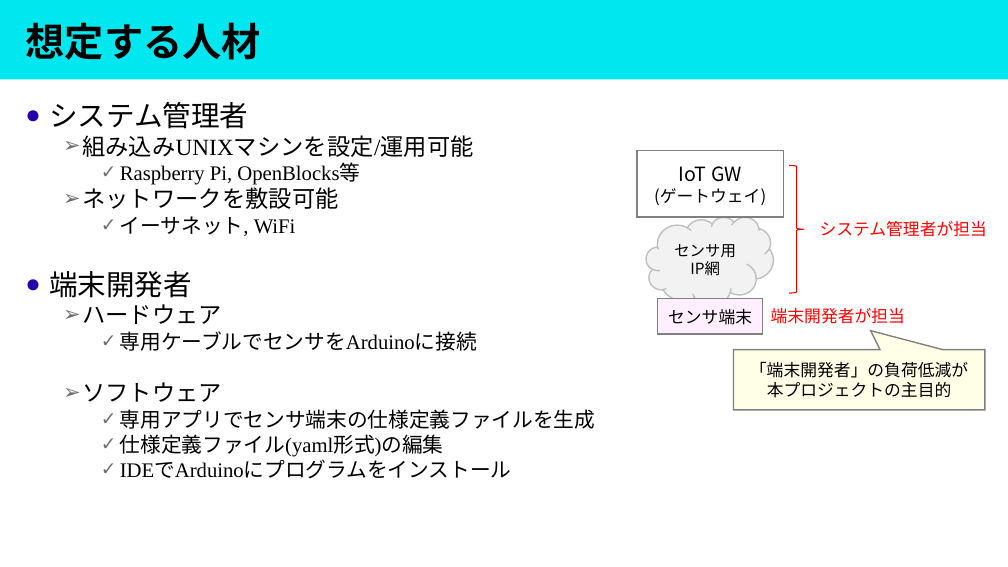
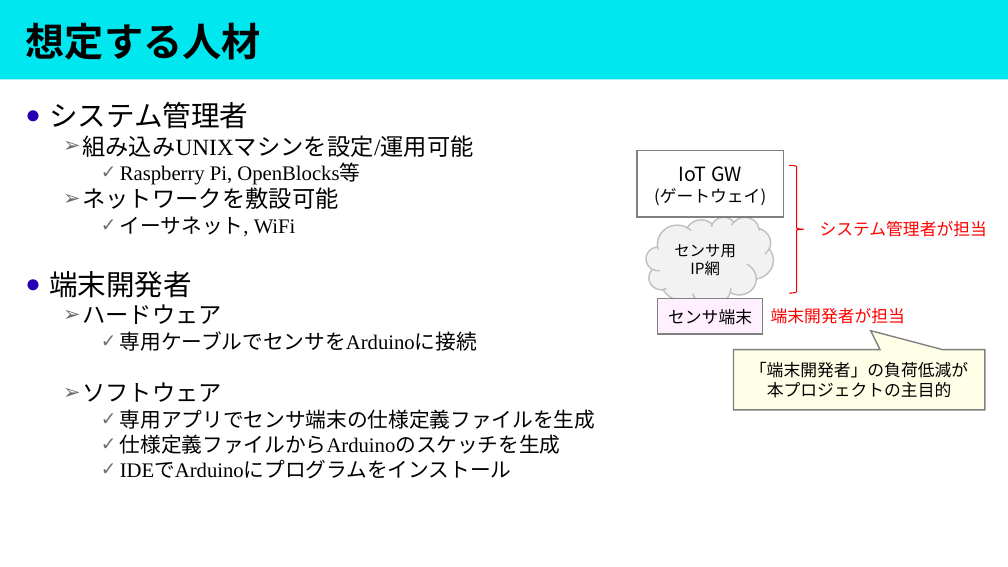
Before and after one commit to masaaki-noro/Gen_arduino_mqtt, a slide deck: slide 10 of Doc/Presentation/プロジェクト概要.pptx (slide 8 before the commit). Drawn at 1008x567 pixels with LibreOffice and Linux fonts; fonts in the diff are those of the drawing. Boxes give left, top, right and bottom in pixels: in the first picture for what was removed or moved away, otherwise in the second. Text is boxed around its words. In the diff, an @@ line names an element or a change of style, - is before the commit and + after.

```diff
--- a/Doc/Presentation/プロジェクト概要.pptx
+++ b/Doc/Presentation/プロジェクト概要.pptx
@@ text at bbox=[120, 434, 561, 454]: text changed @@
-    ✓ 仕様定義ファイル(yaml形式)の編集
+    ✓ 仕様定義ファイルからArduinoのスケッチを生成
```
Also in this commit, not shown: 2 other slides changed, 2 slides added, 11 other files.
